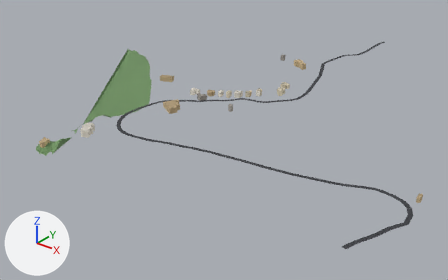
Renders of the glTF model public/tiles/tile_9_1.glb from each side of a commit.
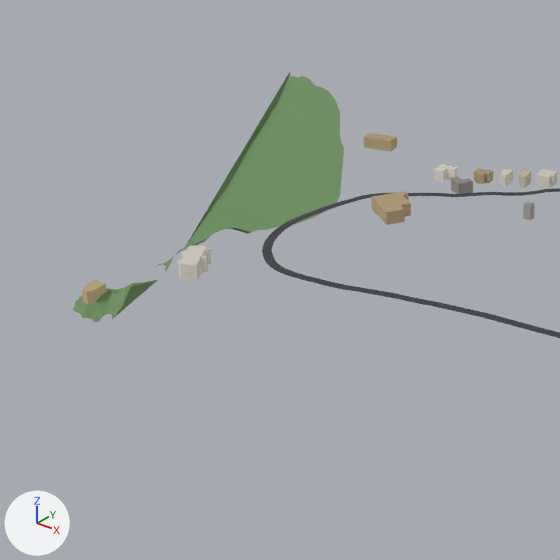
Each version is shown whole from a 50 mm camera at (994.0, 6745.0, 491.0) aimed at (286.0, 7631.0, -58.0), then close up on the part from 1% to 54% of the width and 6% to 92% of the height. Every picture has the same lights, and +X, +Y and +Z are marked at lower left. The last two pictures show the newer version. Where no turn or scale is listed for an object, it has been applied to the vertices.

The scene before the commit, as lines of its bpy script (objects in view):
```python
me_bld_9_1 = bpy.data.meshes.new('bld_9_1')
me_bld_9_1.from_pydata(...)  # 296 vertices, 402 faces; spans x -350.0..350.0, y -277.0..277.0, z -45.0..45.0
me_bld_9_1.materials.append(mat_cityvc)
me_grn_9_1 = bpy.data.meshes.new('grn_9_1')
me_grn_9_1.from_pydata(...)  # 706 vertices, 1298 faces; spans x -175.0..175.0, y -260.0..260.0, z -10.0..10.0
me_grn_9_1.materials.append(mat_cityvc)
me_road_9_1 = bpy.data.meshes.new('road_9_1')
me_road_9_1.from_pydata(...)  # 318 vertices, 314 faces; spans x -273.0..273.0, y -403.0..403.0, z -6.0..6.0
me_road_9_1.materials.append(mat_cityvc)
ob_bld_9_1 = bpy.data.objects.new('bld_9_1', me_bld_9_1)
ob_bld_9_1.location = (409.1, 7584.5, 47.8)
ob_grn_9_1 = bpy.data.objects.new('grn_9_1', me_grn_9_1)
ob_grn_9_1.location = (-8.4, 7557.0, 2.8)
ob_road_9_1 = bpy.data.objects.new('road_9_1', me_road_9_1)
ob_road_9_1.location = (495.7, 7698.4, 57.7)
```
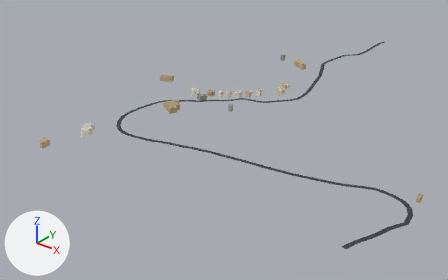
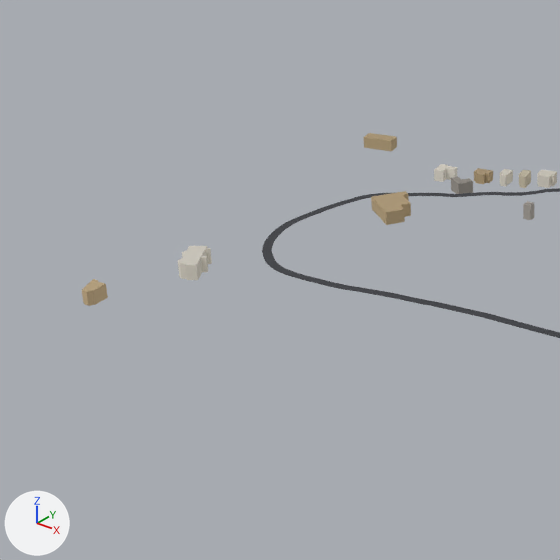
What differs and where, as boxes [x1, y1, x2, y2] in the close-ups (560 x 560 px):
'grn_9_1', deleted (green)
    before: [73, 72, 344, 323]

What the commit changed:
Object 'grn_9_1' (ob_grn_9_1) is deleted.
